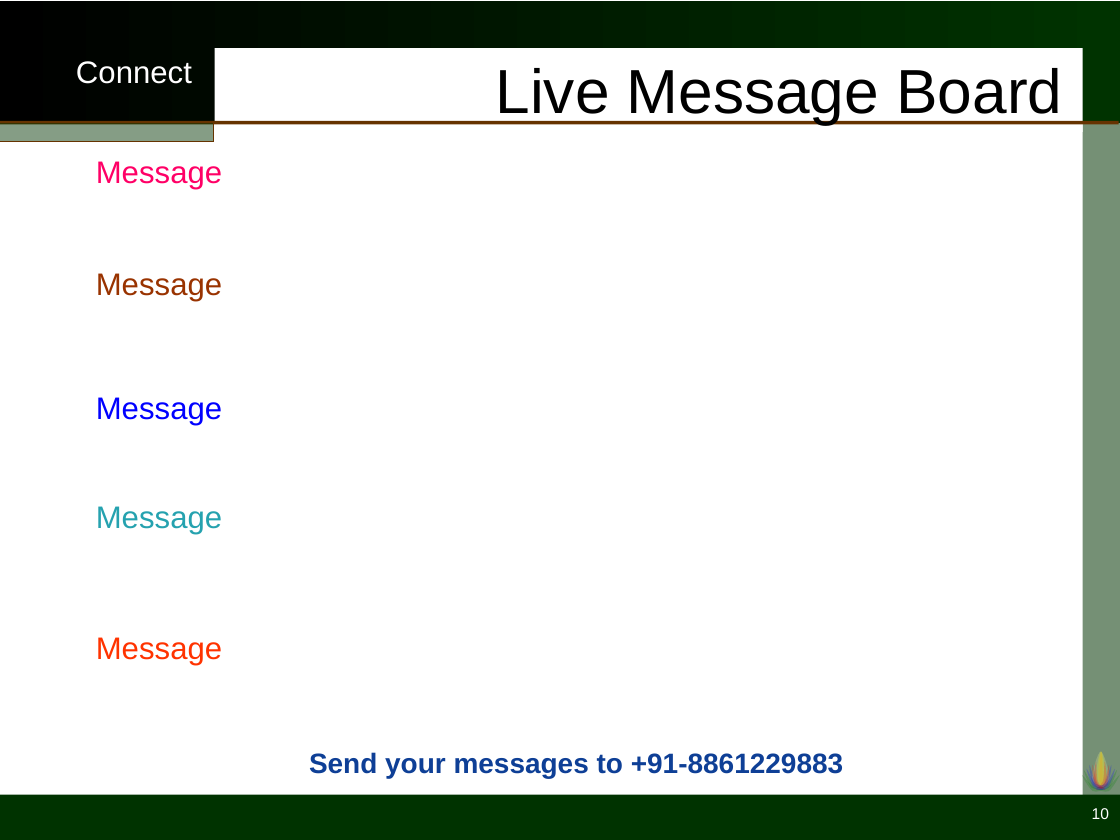
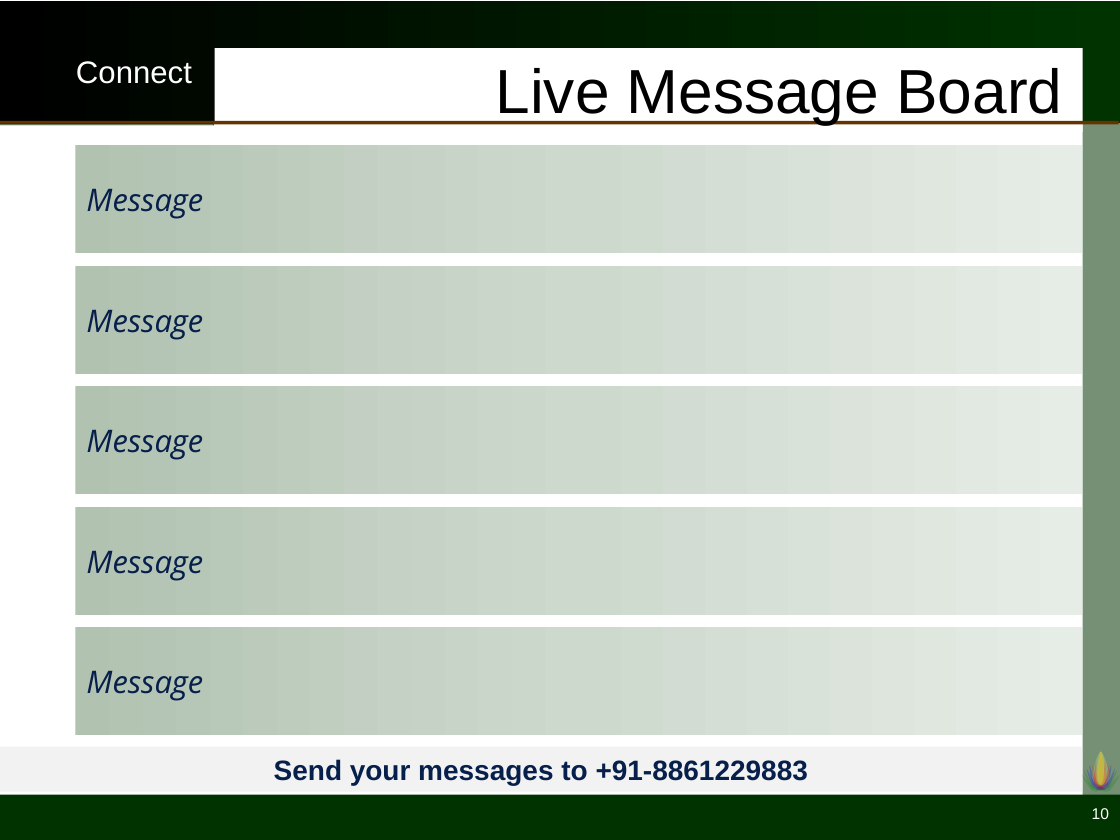
Before and after one commit to vaibhav92/connect_toolkit, a slide deck: slide 10 of Presentations/Presentation.pptm. Drawn at 1120x840 pixels with LibreOffice and Linux fonts; fonts in the diff are those of the drawing; background and template pictures are left out. Boxes give left, top, right and bottom in pixels: in the first picture for what was removed or moved away, otherwise in the second. Text is boxed around its words. In the diff, an @@ line names an element or a change of style, - is before the commit and + after.

```diff
--- a/Presentations/Presentation.pptm
+++ b/Presentations/Presentation.pptm
@@ rectangle added at (0, 125, 233, 149), fill #FFFFFF @@
@@ rectangle "Message": place and size @@
-rectangle "Message" at (96, 161, 222, 189)
+rectangle "Message" at (75, 146, 1082, 254)
@@ rectangle "Message" at (75, 146, 1082, 254): font Arial to Open Sans, text colour #FF0066 to #07204B, italic on; vertical alignment top to middle; fill none to gradient #B1C3B1 to #CED9CE to #E7ECE7 @@
@@ rectangle "Message": place and size @@
-rectangle "Message" at (96, 273, 222, 301)
+rectangle "Message" at (75, 265, 1082, 374)
@@ rectangle "Message" at (75, 265, 1082, 374): font Arial to Open Sans, text colour #993300 to #07204B, italic on; vertical alignment top to middle; fill none to gradient #B1C3B1 to #CED9CE to #E7ECE7 @@
@@ rectangle "Message": place and size @@
-rectangle "Message" at (96, 397, 222, 426)
+rectangle "Message" at (75, 386, 1082, 495)
@@ rectangle "Message" at (75, 386, 1082, 495): font Arial to Open Sans, text colour #0101FF to #07204B, italic on; vertical alignment top to middle; fill none to gradient #B1C3B1 to #CED9CE to #E7ECE7 @@
@@ rectangle "Message": place and size @@
-rectangle "Message" at (96, 506, 222, 534)
+rectangle "Message" at (75, 506, 1082, 615)
@@ rectangle "Message" at (75, 506, 1082, 615): font Arial to Open Sans, text colour #25A2AF to #07204B, italic on; vertical alignment top to middle; fill none to gradient #B1C3B1 to #CED9CE to #E7ECE7 @@
@@ rectangle "Message": place and size @@
-rectangle "Message" at (96, 637, 222, 666)
+rectangle "Message" at (75, 627, 1082, 736)
@@ rectangle "Message" at (75, 627, 1082, 736): font Arial to Open Sans, text colour #FF3300 to #07204B, italic on; vertical alignment top to middle; fill none to gradient #B1C3B1 to #CED9CE to #E7ECE7 @@
@@ rectangle "Send your messages to +91-8861229883": place and size @@
-rectangle "Send your messages to +91-8861229883" at (309, 752, 843, 778)
+rectangle "Send your messages to +91-8861229883" at (0, 747, 1082, 792)
@@ rectangle "Send your messages to +91-8861229883" at (0, 747, 1082, 792): text colour #0E3F96 to #07204B; fill none to #F2F2F2 @@
```
Also in this commit, not shown: 10 other slides changed, 1 slide added, 1 other file.
